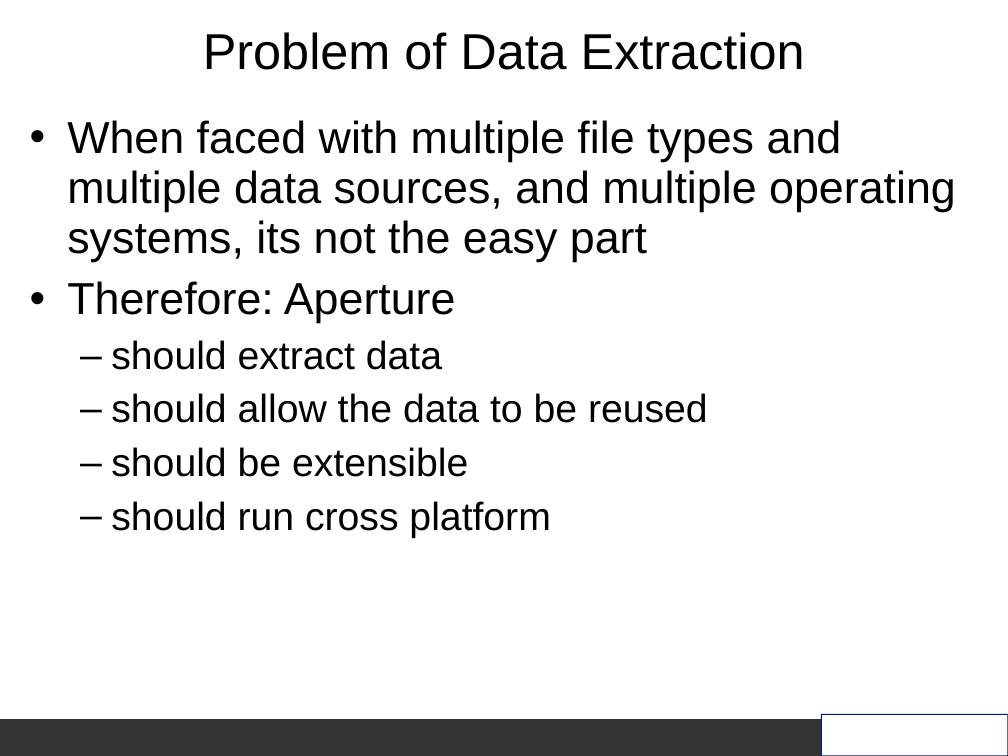
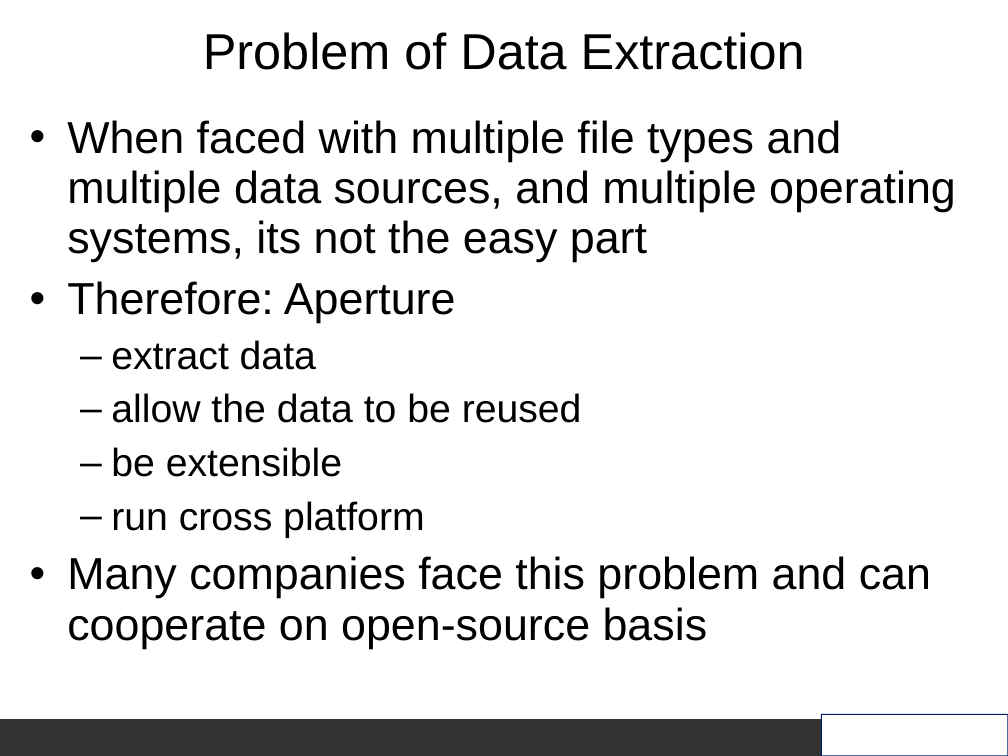
Before and after one commit to aurora/aperture, a slide deck: slide 5 of aperture/doc/Aperture_slides.ppt (slide 4 before the commit). Drawn at 1008x756 pixels with LibreOffice and Linux fonts; fonts in the diff are those of the drawing; background and template pictures are left out. Boxes give left, top, right and bottom in pixels: in the first picture for what was removed or moved away, otherwise in the second. Text is boxed around its words. In the diff, an @@ line names an element or a change of style, - is before the commit and + after.

```diff
--- a/aperture/doc/Aperture_slides.ppt
+++ b/aperture/doc/Aperture_slides.ppt
@@ text at (67, 340, 931, 648): text changed @@
-  – should extract data
-  – should allow the data to be reused
-  – should be extensible
-  – should run cross platform
+  – extract data
+  – allow the data to be reused
+  – be extensible
+  – run cross platform
+• Many companies face this problem and can cooperate on open-source basis
```
Also in this commit, not shown: 11 other slides changed, 5 slides added, 1 slide removed, 1 other file.
